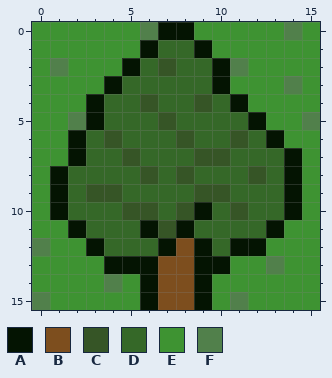
Edited in one commit: pixel-art sprite (src/res/tiles/004.png). This is how it looked before the edit.
The file is 16x16 pixels.
Palette (. is transparent): A #041402  B #7d4e1e  C #365526  D #356828  E #3e9332  F #51804b
The same view after the edit:
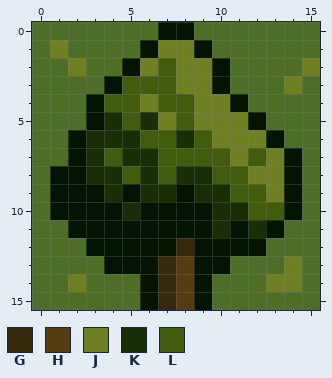
Colours new in this view: G #38280b  H #573d0e  J #6e8022  K #182e06  L #425c0e
Changes in this commit:
Colour E changes from #3e9332 to #4d6e27.
Colour A replaces colour C in row 9 at x 3; in row 10 at x 6 and 8; in row 11 at x 7.
Colour A replaces colour D in row 8 at x 2; in row 9 at x 2, 5 and 8; in row 10 at x 2 to 4 and 7; in row 11 at x 3 to 5, 9 and 11; in row 12 at x 4 to 6 and 10.
Colour E replaces colour F in row 0 at x 6 and 14; in row 2 at x 1 and 11; in row 5 at x 2 and 15; in row 12 at x 0; in row 13 at x 13; in row 14 at x 4.
Colour E replaces colour F in row 15 at x 0 and 11.
Colour G replaces colour B in row 12 at x 8; in rows 13 to 15 at x 7.
Colour H replaces colour B in rows 13 to 15 at x 8.
Colour J replaces colour C in row 4 at x 6 and 9; in row 5 at x 7; in row 6 at x 11; in row 8 at x 12.
Colour J replaces colour D in row 1 at x 7 to 8; in row 2 at x 6 and 8 to 9; in row 3 at x 8 to 9; in row 4 at x 10; in row 5 at x 9 to 11; in row 6 at x 10 and 12.
Colour J replaces colour D in row 7 at x 11 and 13; in rows 8 to 9 at x 13.
Colour J replaces colour E in row 1 at x 1; in row 2 at x 2 and 15; in row 13 at x 14; in row 14 at x 2 and 13 to 14.
Colour J replaces colour F in row 3 at x 14.
Colour K replaces colour C in row 6 at x 4 and 8; in row 7 at x 5; in row 8 at x 6 and 8; in row 9 at x 4 and 9 to 10; in row 10 at x 5 and 11.
Colour K replaces colour D in row 5 at x 4 and 6; in row 6 at x 3 and 5; in row 7 at x 3 and 6; in row 8 at x 3 to 4 and 9; in row 9 at x 6 to 7; in row 10 at x 10.
Colour K replaces colour D in row 11 at x 10 and 12.
Colour L replaces colour C in row 2 at x 7; in row 7 at x 9 to 10.
Colour L replaces colour D in row 3 at x 5 to 7; in row 4 at x 4 to 5 and 7 to 8; in row 5 at x 5 and 8; in row 6 at x 6 to 7 and 9; in row 7 at x 4, 7 to 8 and 12; in row 8 at x 5, 7 and 10 to 11.
Colour L replaces colour D in row 9 at x 11 to 12; in row 10 at x 12 to 13.
Pixel boxes of the changes (left, top, right, bottom) in both pictures:
changed: (32, 22, 320, 310)
